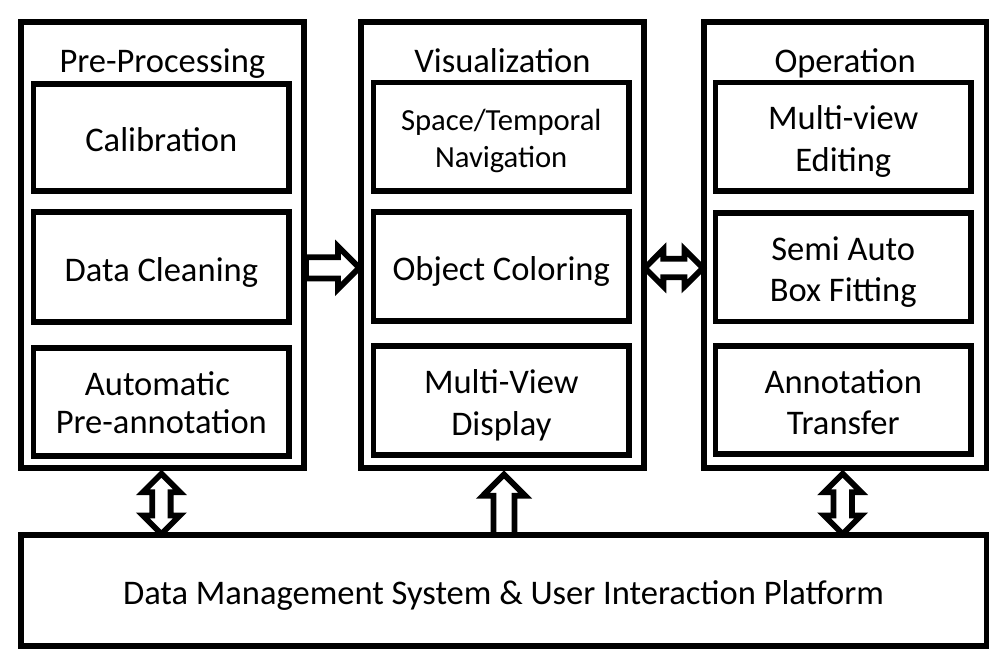
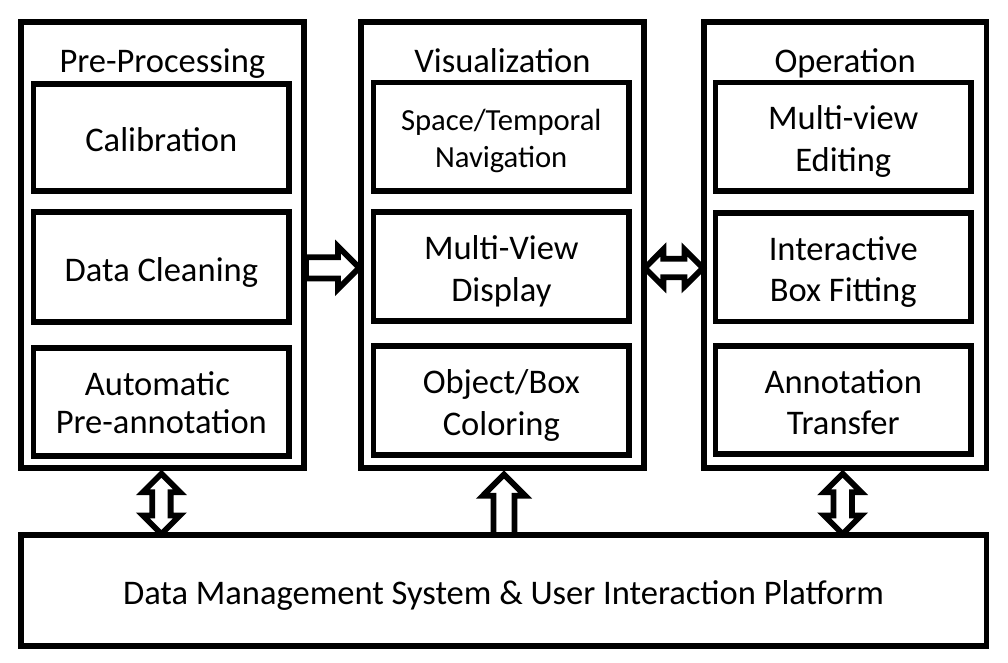
Before and after one commit to naurril/labeltool-paper, a slide deck: slide 1 of platform.pptx. Drawn at 1008x663 pixels with LibreOffice and Linux fonts; fonts in the diff are those of the drawing. Boxes give left, top, right and bottom in pixels: in the first picture for what was removed or moved away, otherwise in the second. Text is boxed around its words. In the diff, an @@ line names an element or a change of style, - is before the commit and + after.

```diff
--- a/platform.pptx
+++ b/platform.pptx
@@ text in rectangle at [424,235,578,307]: text changed @@
-Object Coloring
+Multi-View Display
@@ text in rectangle at [769,236,918,261]: text changed @@
-Semi Auto
+Interactive
@@ text in rectangle at [423,369,580,441]: text changed @@
-Multi-View Display
+Object/Box Coloring
```
Also in this commit, not shown: 9 other files.
